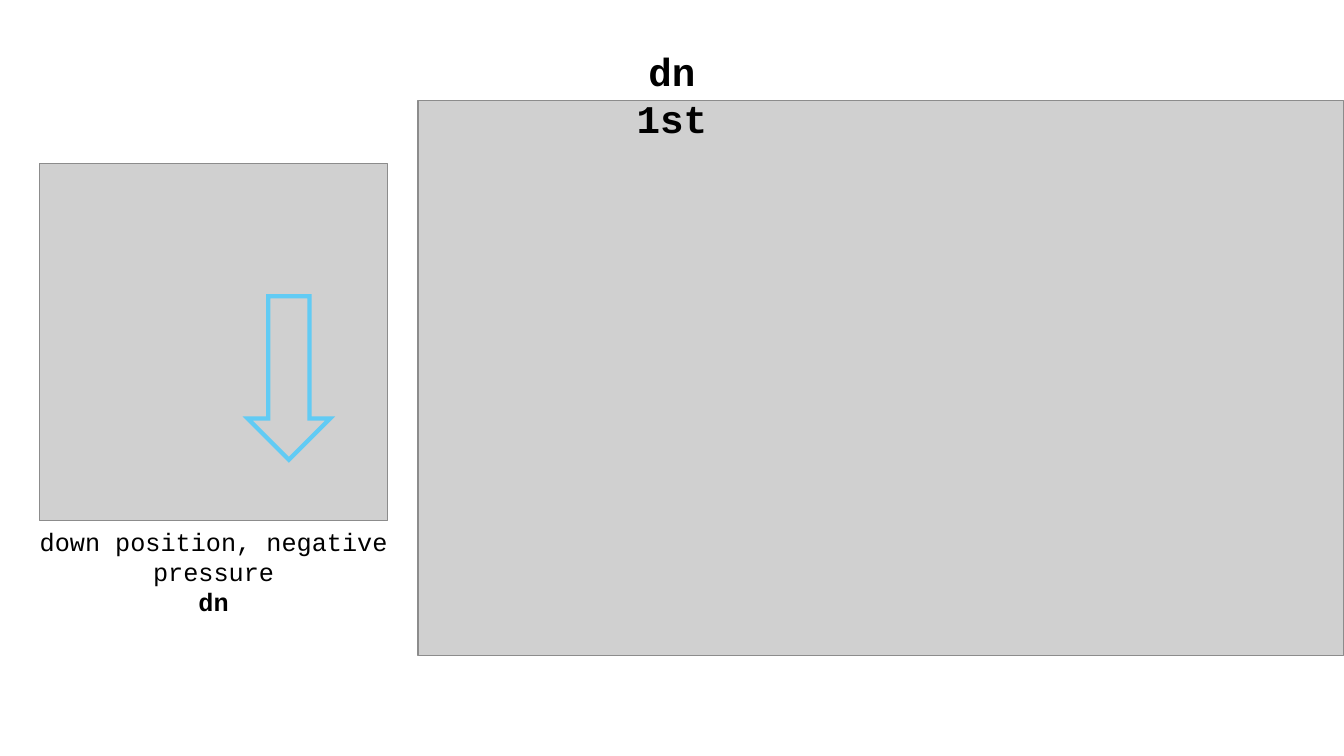
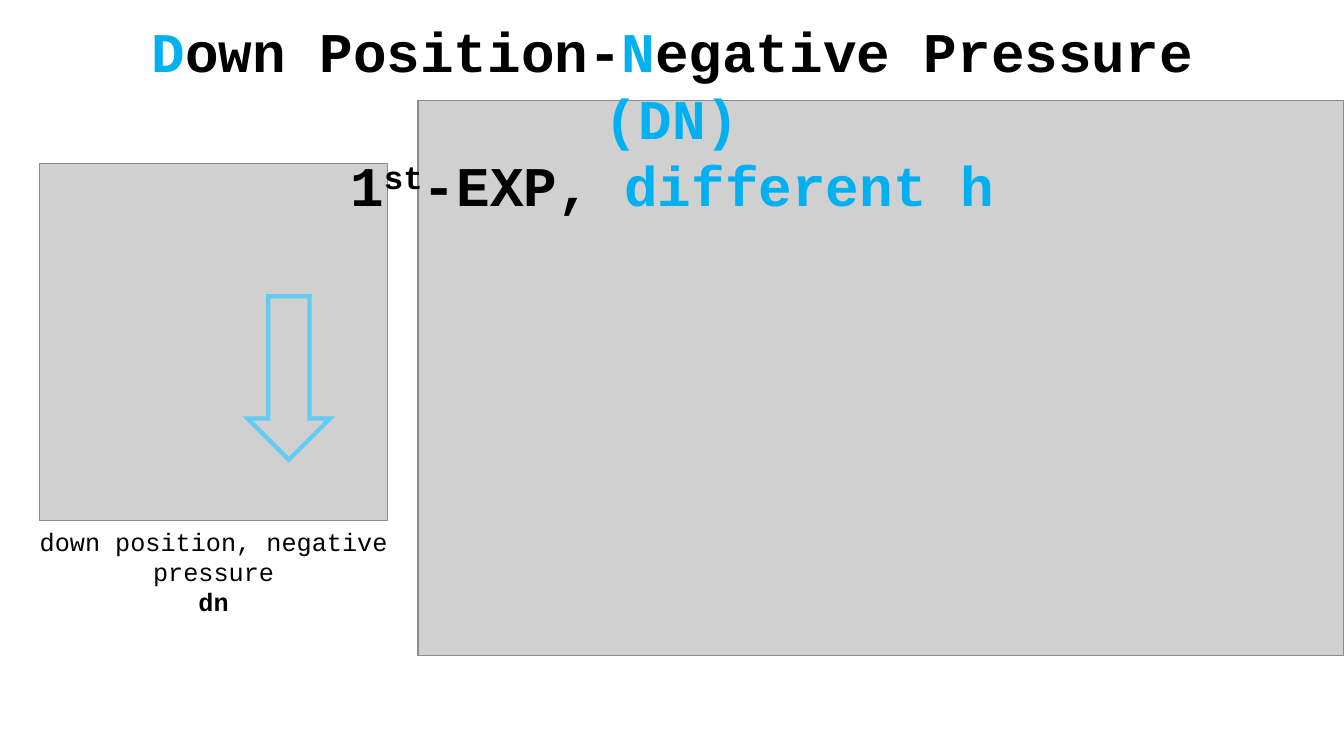
Before and after one commit to ominseo5/robotory_SoftFinger, a slide deck: slide 4 of LabLog.pptx. Drawn at 1344x756 pixels with LibreOffice and Linux fonts; fonts in the diff are those of the drawing; grey boxes stand for pictures. Boxes give left, top, right and bottom in pixels: in the first picture for what was removed or moved away, otherwise in the second. Text is boxed around its words. In the diff, an @@ line names an element or a change of style, - is before the commit and + after.

```diff
--- a/LabLog.pptx
+++ b/LabLog.pptx
@@ text added at [152, 32, 1193, 216], 40 pt, text #000000, bold @@
+Down Position-Negative Pressure (DN)
+1st-EXP, different h
@@ text removed at [637, 58, 707, 134] @@
-dn 1st
```
Also in this commit, not shown: 14 other slides changed, 7 other files.
